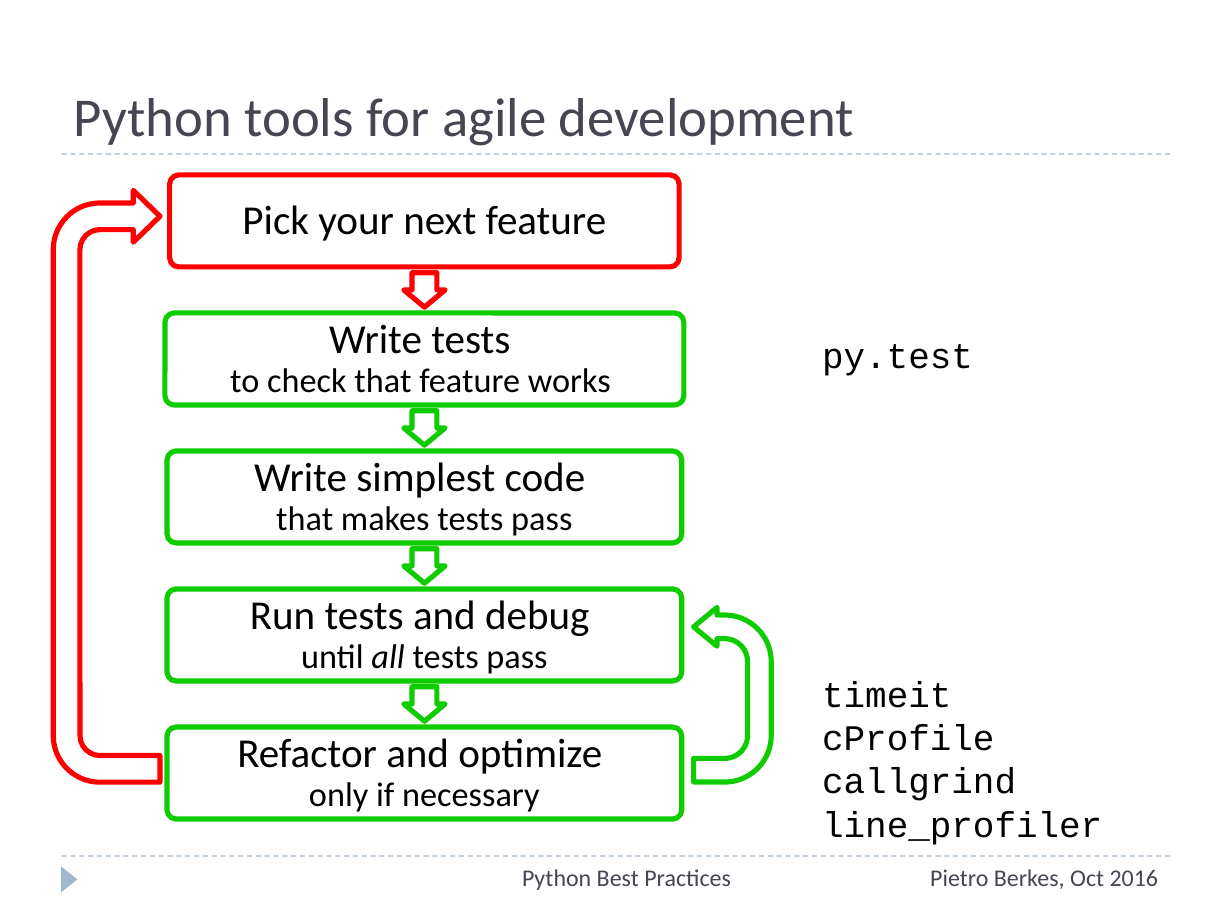
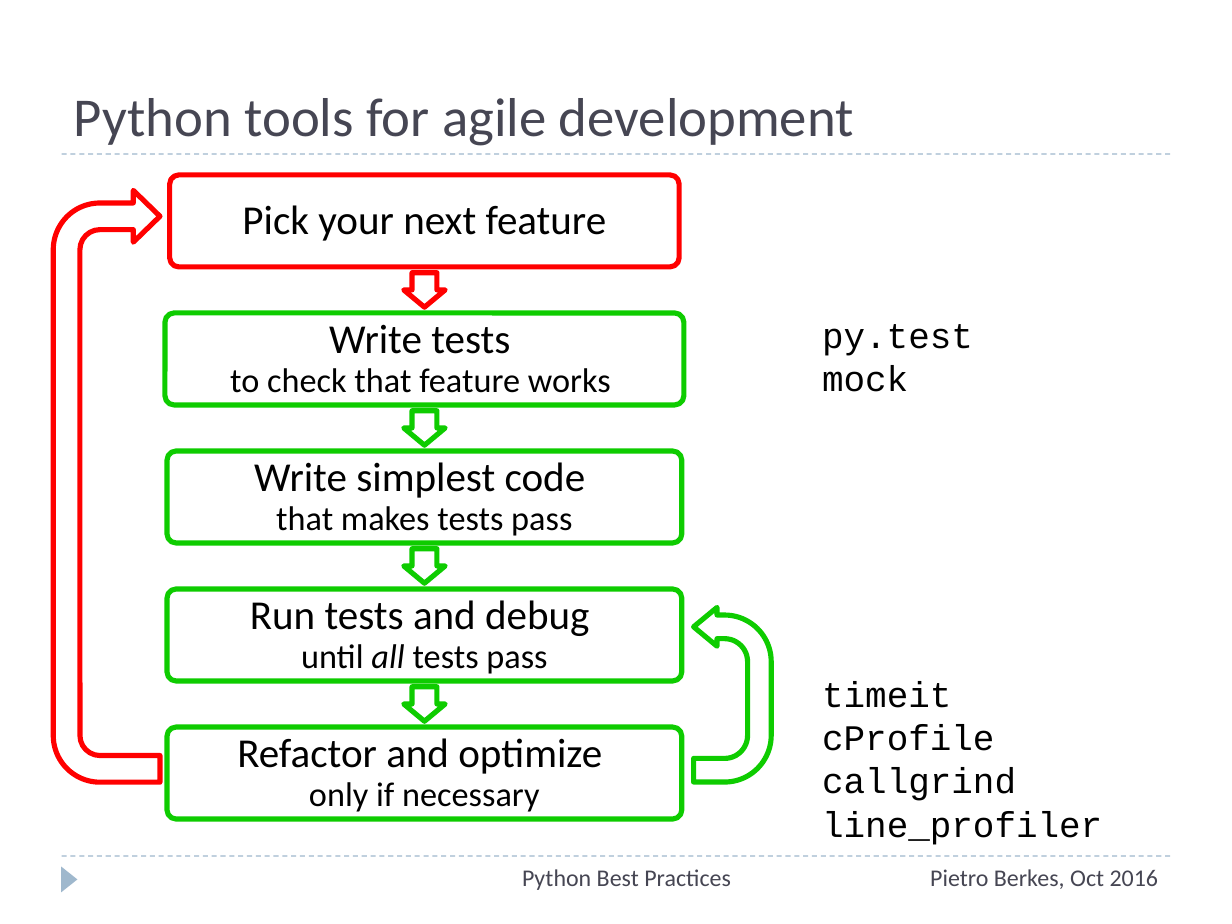
Before and after one commit to ASPP/testing_debugging_profiling, a slide deck: slide 2 of testing-debugging-profiling.pptx. Drawn at 1232x924 pixels with LibreOffice and Linux fonts; fonts in the diff are those of the drawing. Boxes give left, top, right and bottom in pixels: in the first picture for what was removed or moved away, otherwise in the second. Text is boxed around its words. In the diff, an @@ line names an element or a change of style, - is before the commit and + after.

```diff
--- a/testing-debugging-profiling.pptx
+++ b/testing-debugging-profiling.pptx
@@ text "py.test": place and size @@
-text "py.test" at box(822, 344, 973, 376)
+text "py.test" at box(822, 324, 973, 392)
@@ text at box(822, 366, 908, 392): paragraph added @@
+mock
```
Also in this commit, not shown: 2 other slides changed, 1 other file.
